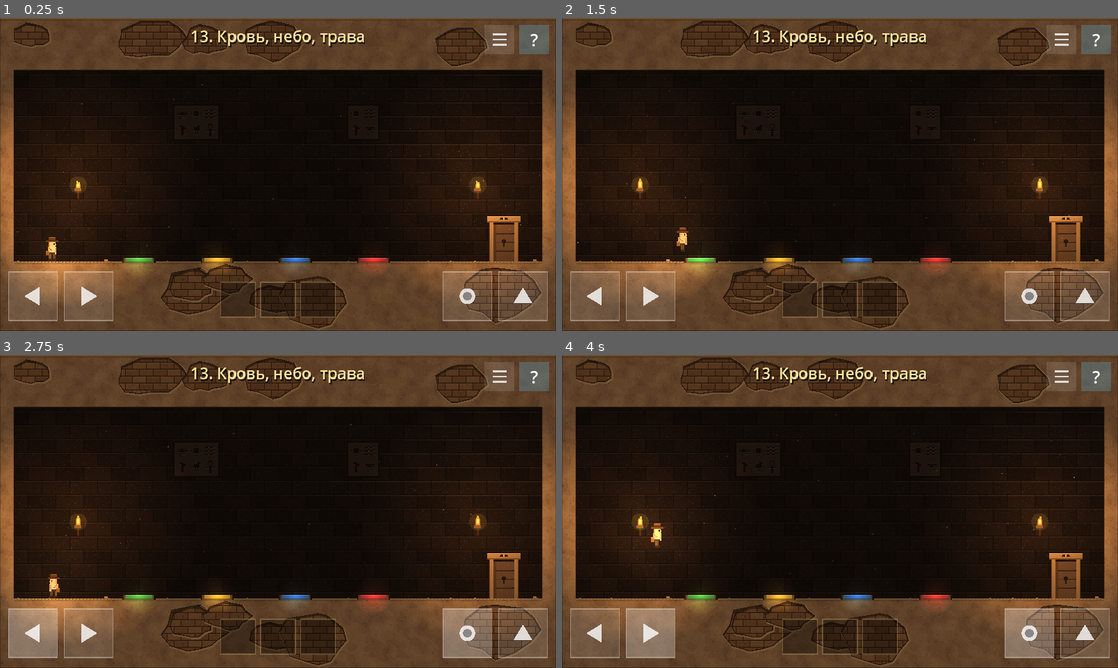
Above: before the commit, frames 1-4 (two rows, left to right).
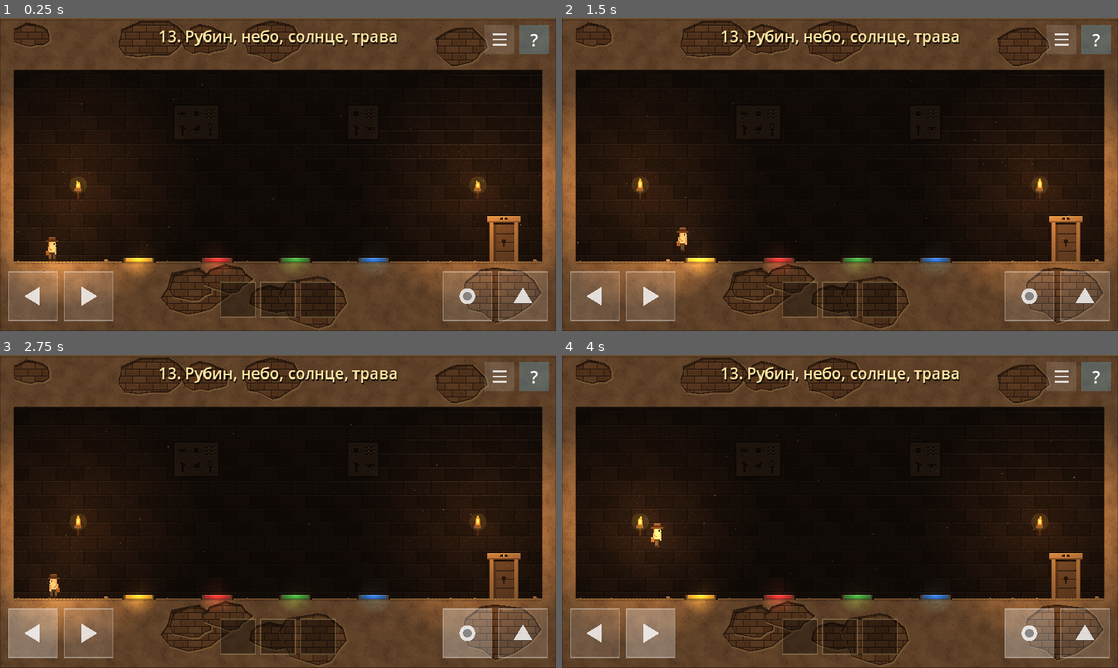
Above: after the commit, the same moments.

Repository: mrvadimjuravlev/mygame
Game: Godot game, scene res://levels/level_13.tscn
Two runs of this game, one before a commit and one after it. Both use one fixed random seed, a clock stepped at 60 frames per second and the inputs below. This scene is started directly instead of the project's main scene.
Inputs (mouse positions are in pixels of both pictures, inside the frame that each line leads up to):
- Up to frame 1 (0.25 s): no input
- Up to frame 2 (1.5 s): tap Enter at 0.5 s; move the mouse to (962, 158) at 0.52 s; hold Right (move_right) 0.53-1.25 s; hold E (action) 0.53-1.25 s; click (962, 158) at 0.67 s; tap Space (jump) at 0.77, 1.07 s; drag from (728, 190) to (1067, 243) at 1.27 s
- Up to frame 3 (2.75 s): move the mouse to (333, 442) at 2.02 s; hold Left (move_left) from 2.03 s (still down); hold E (action) from 2.03 s (still down)
- Up to frame 4 (4 s): release Left (move_left) at 2.75 s; release E (action) at 2.75 s; drag from (812, 574) to (934, 586) at 2.77 s; tap Space (jump) at 3.5, 3.77 s; move the mouse to (1006, 558) at 3.52 s; hold Right (move_right) from 3.53 s (still down); hold E (action) from 3.53 s (still down)

The runs differ from the first frame. In frame 1, 1.6% of the frame differs, in the area x 22-72%, y 3-82%; in frame 2, 1.6%; in frame 3, 1.6%; in frame 4, 1.6%.

Commit message:
Level 13: four-color order "Ruby, sky, sun, grass", plates shuffled on the floor
Co-Authored-By: Claude Opus 5.5 (1M context) <noreply@anthropic.com>
Claude-Session: https://claude.ai/code/session_01Grf5WdcuQYwuX1MMBXvSiC

Diff:
--- a/levels/level_13.tscn
+++ b/levels/level_13.tscn
@@ -1,19 +1,19 @@
 [gd_scene load_steps=9 format=3]
 
-[ext_resource type="Script" path="res://scripts/level.gd" id="1_16mvr"]
-[ext_resource type="Script" path="res://scripts/solid.gd" id="2_pkreu"]
-[ext_resource type="Script" path="res://scripts/exit_door.gd" id="3_admoa"]
-[ext_resource type="Script" path="res://scripts/plate_sequence.gd" id="4_kwrle"]
-[ext_resource type="Script" path="res://scripts/color_plate.gd" id="5_m4ybk"]
-[ext_resource type="Script" path="res://scripts/torch.gd" id="6_2dkri"]
-[ext_resource type="Script" path="res://scripts/glyphs.gd" id="7_2bgm0"]
-[ext_resource type="Script" path="res://scripts/hero.gd" id="8_mg25c"]
+[ext_resource type="Script" path="res://scripts/level.gd" id="1_4xgt4"]
+[ext_resource type="Script" path="res://scripts/solid.gd" id="2_rdkeu"]
+[ext_resource type="Script" path="res://scripts/exit_door.gd" id="3_5tk0d"]
+[ext_resource type="Script" path="res://scripts/plate_sequence.gd" id="4_fhdlr"]
+[ext_resource type="Script" path="res://scripts/color_plate.gd" id="5_53cjq"]
+[ext_resource type="Script" path="res://scripts/torch.gd" id="6_veldn"]
+[ext_resource type="Script" path="res://scripts/glyphs.gd" id="7_mfu0k"]
+[ext_resource type="Script" path="res://scripts/hero.gd" id="8_16q6k"]
 
 [node name="Level13" type="Node2D"]
-script = ExtResource("1_16mvr")
+script = ExtResource("1_4xgt4")
 level_number = 13
-slogan = "Кровь, небо, трава"
-hints = PackedStringArray("Название зоны — это порядок.", "Кровь — красная, небо — синее, трава — зелёная. Жёлтая плита лишняя.", "Встань на красную, потом на синюю, потом на зелёную, и чтобы между ними не было других плит: через лишние перепрыгивай.")
+slogan = "Рубин, небо, солнце, трава"
+hints = PackedStringArray("Название зоны — это порядок.", "Рубин — красный, небо — синее, солнце — жёлтое, трава — зелёная.", "Встань на красную, синюю, жёлтую и зелёную плиты по очереди, и чтобы между ними не было других плит: через лишние перепрыгивай.")
 tutorial_button = ""
 level_width = 640.0
 level_height = 360.0
@@ -28,81 +28,81 @@
 polygon = PackedVector2Array(0, 0, 640, 0, 640, 360, 0, 360)
 
 [node name="Solid1" type="StaticBody2D" parent="."]
-script = ExtResource("2_pkreu")
+script = ExtResource("2_rdkeu")
 polygon = PackedVector2Array(0, 280, 640, 280, 640, 360, 0, 360)
 color = Color(0.541176, 0.415686, 0.262745, 1)
 
 [node name="Solid2" type="StaticBody2D" parent="."]
-script = ExtResource("2_pkreu")
+script = ExtResource("2_rdkeu")
 polygon = PackedVector2Array(0, 0, 640, 0, 640, 60, 0, 60)
 color = Color(0.541176, 0.415686, 0.262745, 1)
 
 [node name="Solid3" type="StaticBody2D" parent="."]
-script = ExtResource("2_pkreu")
+script = ExtResource("2_rdkeu")
 polygon = PackedVector2Array(0, 0, 16, 0, 16, 360, 0, 360)
 color = Color(0.541176, 0.415686, 0.262745, 1)
 
 [node name="Solid4" type="StaticBody2D" parent="."]
-script = ExtResource("2_pkreu")
+script = ExtResource("2_rdkeu")
 polygon = PackedVector2Array(624, 0, 640, 0, 640, 360, 624, 360)
 color = Color(0.541176, 0.415686, 0.262745, 1)
 
 [node name="Exit" type="Area2D" parent="."]
 position = Vector2(580, 280)
-script = ExtResource("3_admoa")
+script = ExtResource("3_5tk0d")
 start_open = false
 needs_key = false
 upside_down = false
 
 [node name="Plates" type="Node2D" parent="."]
 position = Vector2(320, 150)
-script = ExtResource("4_kwrle")
-order = PackedStringArray("red", "blue", "green")
+script = ExtResource("4_fhdlr")
+order = PackedStringArray("red", "blue", "yellow", "green")
 targets = Array[NodePath]([NodePath("../Exit")])
 effect = &"activate"
 
+[node name="Plate_yellow" type="Area2D" parent="Plates"]
+position = Vector2(-160, 130)
+script = ExtResource("5_53cjq")
+color_name = "yellow"
+
+[node name="Plate_red" type="Area2D" parent="Plates"]
+position = Vector2(-70, 130)
+script = ExtResource("5_53cjq")
+color_name = "red"
+
 [node name="Plate_green" type="Area2D" parent="Plates"]
-position = Vector2(-160, 130)
-script = ExtResource("5_m4ybk")
+position = Vector2(20, 130)
+script = ExtResource("5_53cjq")
 color_name = "green"
 
-[node name="Plate_yellow" type="Area2D" parent="Plates"]
-position = Vector2(-70, 130)
-script = ExtResource("5_m4ybk")
-color_name = "yellow"
-
 [node name="Plate_blue" type="Area2D" parent="Plates"]
-position = Vector2(20, 130)
-script = ExtResource("5_m4ybk")
+position = Vector2(110, 130)
+script = ExtResource("5_53cjq")
 color_name = "blue"
-
-[node name="Plate_red" type="Area2D" parent="Plates"]
-position = Vector2(110, 130)
-script = ExtResource("5_m4ybk")
-color_name = "red"
 
 [node name="Torch90_200" type="Area2D" parent="."]
 position = Vector2(90, 200)
-script = ExtResource("6_2dkri")
+script = ExtResource("6_veldn")
 start_lit = true
 
 [node name="Torch550_200" type="Area2D" parent="."]
 position = Vector2(550, 200)
-script = ExtResource("6_2dkri")
+script = ExtResource("6_veldn")
 start_lit = true
 
 [node name="Glyphs1" type="Node2D" parent="."]
 position = Vector2(200, 100)
-script = ExtResource("7_2bgm0")
+script = ExtResource("7_mfu0k")
 columns = 3
 signs = PackedStringArray("eye", "sun", "wave", "reed", "bird", "ankh")
 
 [node name="Glyphs2" type="Node2D" parent="."]
 position = Vector2(400, 100)
-script = ExtResource("7_2bgm0")
+script = ExtResource("7_mfu0k")
 columns = 2
 signs = PackedStringArray("sun", "wave", "reed", "eye")
 
 [node name="Hero" type="CharacterBody2D" parent="."]
 position = Vector2(60, 280)
-script = ExtResource("8_mg25c")
+script = ExtResource("8_16q6k")
--- a/tools/autoplay.gd
+++ b/tools/autoplay.gd
@@ -248,18 +248,23 @@
 
 
 func _solve_13() -> void:
+	# Плиты на полу: жёлтая 160, красная 250, зелёная 340, синяя 430.
 	var seq := current_scene.get_node("Plates")
 	await _walk_to(470.0)  # прошёл по всем плитам слева направо — дверь закрыта
-	await _walk_to(200.0)  # обратно: красная, синяя, жёлтая, зелёная — тоже мимо
+	await _walk_to(120.0)  # и обратно — тоже мимо
 	print("  прошёл по всем плитам туда и обратно: решено ", seq.solved)
-	await _hop("move_right")  # через жёлтую
-	await _hop("move_right")  # через синюю
-	await _walk_to(430.0)  # красная
-	await _walk_to(340.0)  # синяя
+	await _walk_to(250.0)  # красная
 	await _walk_to(290.0)
-	await _hop("move_left")  # через жёлтую
-	await _walk_to(160.0)  # зелёная
-	print("  порядок красная, синяя, зелёная: решено ", seq.solved)
+	await _hop("move_right")  # через зелёную
+	await _walk_to(430.0)  # синяя
+	await _walk_to(385.0)
+	await _hop("move_left")  # через зелёную
+	await _hop("move_left")  # через красную
+	await _walk_to(160.0)  # жёлтая
+	await _walk_to(200.0)
+	await _hop("move_right")  # через красную
+	await _walk_to(340.0)  # зелёная
+	print("  порядок красная, синяя, жёлтая, зелёная: решено ", seq.solved, " ", seq._history)
 	await _walk_to(580.0)
 
 
--- a/tools/build_levels.gd
+++ b/tools/build_levels.gd
@@ -299,18 +299,18 @@
 
 
 func _level_13() -> void:
-	_begin(13, "Кровь, небо, трава", 640, "", ["Название зоны — это порядок.", "Кровь — красная, небо — синее, трава — зелёная. Жёлтая плита лишняя.", "Встань на красную, потом на синюю, потом на зелёную, и чтобы между ними не было других плит: через лишние перепрыгивай."])
+	_begin(13, "Рубин, небо, солнце, трава", 640, "", ["Название зоны — это порядок.", "Рубин — красный, небо — синее, солнце — жёлтое, трава — зелёная.", "Встань на красную, синюю, жёлтую и зелёную плиты по очереди, и чтобы между ними не было других плит: через лишние перепрыгивай."])
 	_back(640)
 	_box(0, 280, 640, 360)       # пол
 	_box(0, 0, 640, 60)          # потолок
 	_box(0, 0, 16, 360)
 	_box(624, 0, 640, 360)
 	var exit := _exit(580, 280)
-	# Четыре плиты; по пути вправо первой встречается не та.
+	# Четыре плиты не в том порядке, что в названии: между нужными приходится перепрыгивать.
 	var seq := _add("Plates", Node2D.new(), "plate_sequence.gd", Vector2(320, 150))
-	seq.order = PackedStringArray(["red", "blue", "green"])
+	seq.order = PackedStringArray(["red", "blue", "yellow", "green"])
 	_link(seq, [exit])
-	var plates := [["green", 160.0], ["yellow", 250.0], ["blue", 340.0], ["red", 430.0]]
+	var plates := [["yellow", 160.0], ["red", 250.0], ["green", 340.0], ["blue", 430.0]]
 	for p in plates:
 		var plate := Area2D.new()
 		plate.name = "Plate_" + p[0]
Binary file changed: docs/screenshots/level_13.png
Binary file changed: docs/screenshots/level_13_progress.png
Not shown, changed: docs/levels-pyramid.md
